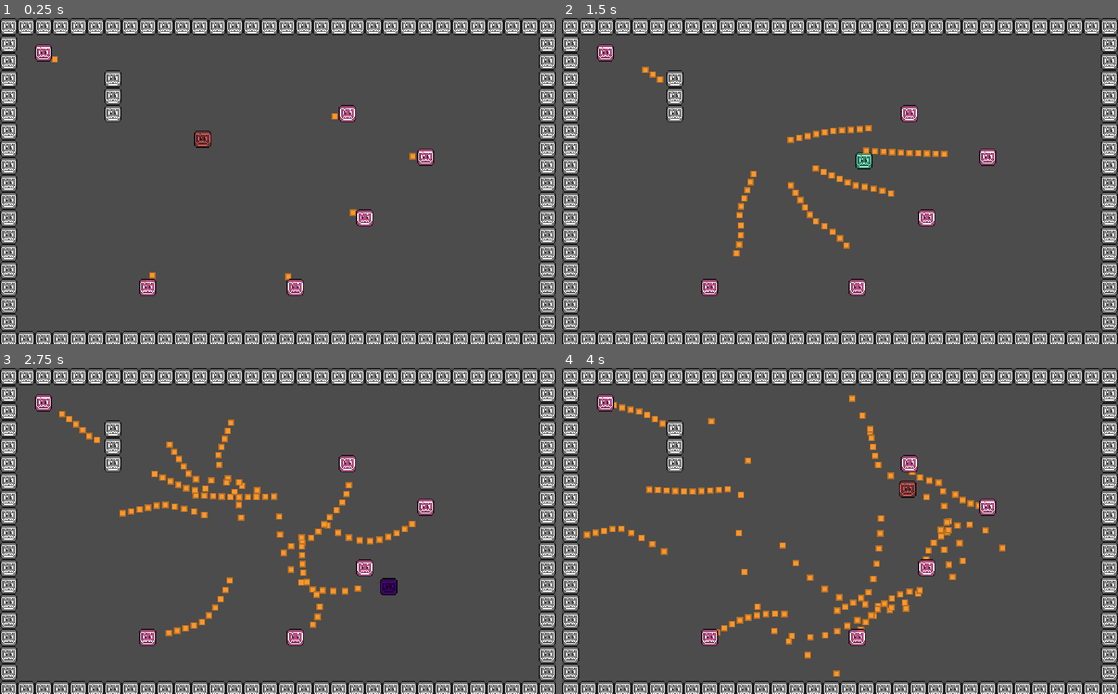
Above: before the commit, frames 1-4 (two rows, left to right).
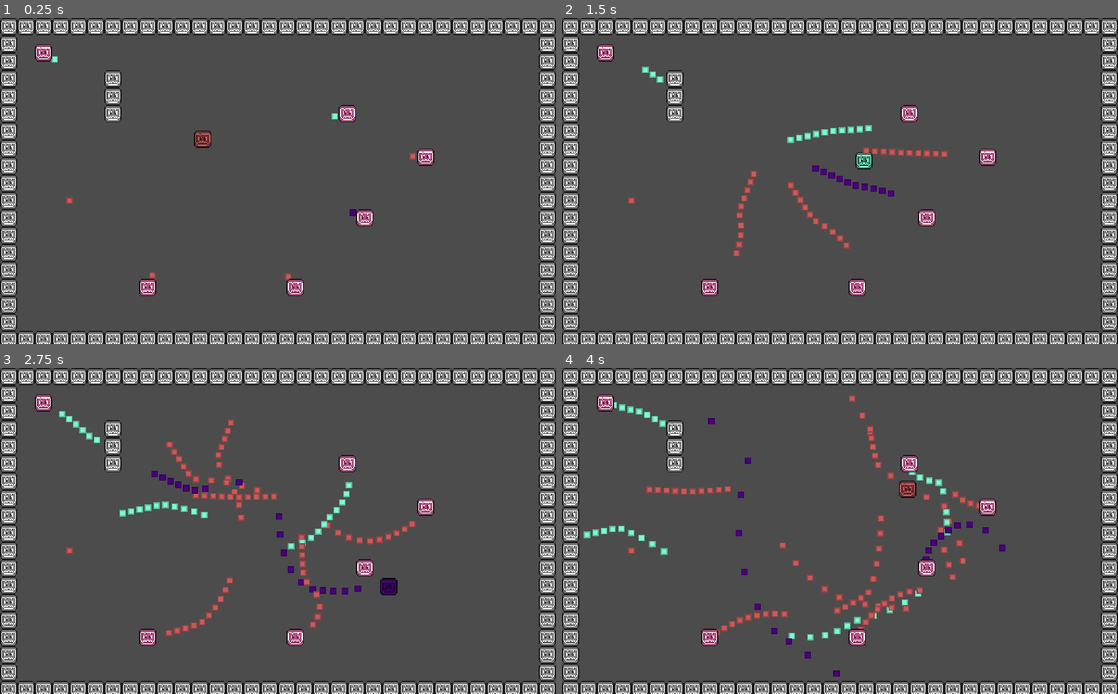
Above: after the commit, the same moments.

Repository: mewore/rgb-squad
Game: Godot game, scene res://Game.tscn
Two runs of this game, one before a commit and one after it. Both use one fixed random seed, a clock stepped at 60 frames per second and the inputs below.
Inputs:
- Up to frame 1 (0.25 s): no input
- Up to frame 2 (1.5 s): tap Enter at 0.5 s; hold Right (move_right) 0.53-1.28 s; hold D (set_blue) 0.53-1.28 s; tap S (set_green) at 0.8, 1.35 s; hold Down (move_down) from 1.28 s (still down)
- Up to frame 3 (2.75 s): tap A (set_red) at 1.55 s; release Down (move_down) at 2.03 s; hold Right (move_right) from 2.03 s (still down); hold A (set_red) from 2.03 s (still down); tap D (set_blue) at 2.3 s
- Up to frame 4 (4 s): release Right (move_right) at 2.78 s; release A (set_red) at 2.78 s; hold Up (move_up) 2.78-3.53 s; tap D (set_blue) at 2.85 s; tap S (set_green) at 3.05 s; hold Left (move_left) from 3.53 s (still down); hold S (set_green) from 3.53 s (still down); tap A (set_red) at 3.8 s

The runs differ from the first frame. In frame 1, 0.2% of the frame differs, in the area x 9-75%, y 11-81%; in frame 2, 1.3%; in frame 3, 2.4%; in frame 4, 2.7%, in the area x 3-80%, y 8-95%.

Commit message:
Turrets and bullets with colours
Entities of the same colour cannot interact with each other

Diff:
--- a/Game.tscn
+++ b/Game.tscn
@@ -1,7 +1,8 @@
-[gd_scene load_steps=6 format=2]
+[gd_scene load_steps=7 format=2]
 
 [ext_resource path="res://environment/tilesheet.png" type="Texture" id=1]
 [ext_resource path="res://entities/player/Player.tscn" type="PackedScene" id=2]
+[ext_resource path="res://entities/bullet/PlayerBullet.tscn" type="PackedScene" id=3]
 [ext_resource path="res://entities/enemy/Shooter.tscn" type="PackedScene" id=5]
 
 [sub_resource type="ConvexPolygonShape2D" id=1]
@@ -56,6 +57,9 @@
 "bullet_container",
 ]]
 
+[node name="PlayerBullet" parent="BulletContainer" instance=ExtResource( 3 )]
+position = Vector2( 64, 168 )
+
 [node name="Shooter" parent="." instance=ExtResource( 5 )]
 position = Vector2( 136, 248 )
 
--- /dev/null
+++ b/entities/RgbColour.gd
@@ -0,0 +1,3 @@
+class_name Types
+
+enum RgbColour {RED, GREEN, BLUE}
--- a/entities/bullet/Bullet.gd
+++ b/entities/bullet/Bullet.gd
@@ -11,15 +11,33 @@
 onready var MAX_X: float = WINDOW_WIDTH + BORDER_DESTROY_PADDING
 onready var MAX_Y: float = WINDOW_HEIGHT + BORDER_DESTROY_PADDING
 
+onready var ATTACK_AREA: Area2D = $Attack
+
 export(bool) var collides_with_walls: bool = false
 
 export(int) var damage: int = 1
 
 export(Vector2) var speed: Vector2 = Vector2.ZERO
 
+export(Types.RgbColour) var colour: int = Types.RgbColour.RED
+var COLOUR_MAP: Dictionary = {
+    Types.RgbColour.RED: Color.indianred,
+    Types.RgbColour.GREEN: Color.aquamarine,
+    Types.RgbColour.BLUE: Color.indigo,
+}
+
 func _ready() -> void:
     if collides_with_walls:
         self.set_collision_mask_bit(0, true)
+
+    modulate = COLOUR_MAP[colour]
+
+    # Collide with every colour...
+    var full_collision_mask: int = ATTACK_AREA.collision_mask \
+        | (ATTACK_AREA.collision_mask << 1) \
+        | (ATTACK_AREA.collision_mask << 2)
+    # ...except its own
+    ATTACK_AREA.collision_mask = full_collision_mask ^ (ATTACK_AREA.collision_mask << colour)
 
 func _physics_process(delta: float):
     var out_of_world: bool = position.x < MIN_X or position.x > MAX_X \
--- a/entities/bullet/PlayerBullet.tscn
+++ b/entities/bullet/PlayerBullet.tscn
@@ -7,4 +7,4 @@
 collides_with_walls = true
 
 [node name="Attack" parent="." index="1"]
-collision_mask = 4
+collision_mask = 32
--- a/entities/enemy/Enemy.gd
+++ b/entities/enemy/Enemy.gd
@@ -5,9 +5,11 @@
 export(PackedScene) var BULLET_SCENE: PackedScene
 onready var PLAYER: Node2D = Global.get_player()
 onready var BULLET_CONTAINER: Node2D = Global.get_bullet_container()
+var colour: int = randi() % 3
 
 func shoot_at_player(speed: float) -> void:
     var bullet: Bullet = BULLET_SCENE.instance()
     bullet.position = self.position
     bullet.speed = (PLAYER.position - self.position).normalized() * speed
+    bullet.colour = colour
     BULLET_CONTAINER.add_child(bullet)
--- a/entities/player/Player.gd
+++ b/entities/player/Player.gd
@@ -3,31 +3,34 @@
 class_name Player
 
 onready var SPRITE: Sprite = $Sprite
-enum RgbColour {RED, GREEN, BLUE}
 var COLOUR_MAP: Dictionary = {
-    RgbColour.RED: Color.indianred,
-    RgbColour.GREEN: Color.aquamarine,
-    RgbColour.BLUE: Color.indigo,
+    Types.RgbColour.RED: Color.indianred,
+    Types.RgbColour.GREEN: Color.aquamarine,
+    Types.RgbColour.BLUE: Color.indigo,
 }
-export(RgbColour) var colour: int = RgbColour.RED
+export(Types.RgbColour) var colour: int = Types.RgbColour.RED
+
+onready var HURTBOX: Area2D = $Hurtbox
+onready var INITIAL_PHYSICS_LAYER: int = HURTBOX.collision_layer
 
 func _ready() -> void:
     update_colour()
 
 func set_red() -> void:
-    colour = RgbColour.RED
+    colour = Types.RgbColour.RED
     update_colour()
 
 func set_green() -> void:
-    colour = RgbColour.GREEN
+    colour = Types.RgbColour.GREEN
     update_colour()
 
 func set_blue() -> void:
-    colour = RgbColour.BLUE
+    colour = Types.RgbColour.BLUE
     update_colour()
 
 func update_colour() -> void:
     SPRITE.self_modulate = COLOUR_MAP[colour]
+    HURTBOX.collision_layer = INITIAL_PHYSICS_LAYER << colour
 
 func take_damage(damage: int) -> void:
     print("Taking %d damage... NOT." % damage)
--- a/project.godot
+++ b/project.godot
@@ -48,6 +48,11 @@
 "class": "StateMachine",
 "language": "GDScript",
 "path": "res://entities/StateMachine.gd"
+}, {
+"base": "Reference",
+"class": "Types",
+"language": "GDScript",
+"path": "res://entities/RgbColour.gd"
 } ]
 _global_script_class_icons={
 "Bullet": "",
@@ -57,7 +62,8 @@
 "Player": "",
 "PlayerState": "",
 "State": "",
-"StateMachine": ""
+"StateMachine": "",
+"Types": ""
 }
 
 [application]
@@ -141,6 +147,17 @@
  ]
 }
 
+[layer_names]
+
+2d_physics/layer_1="Map"
+2d_physics/layer_2="Player (red)"
+2d_physics/layer_3="Player (green)"
+2d_physics/layer_4="Player (blue)"
+2d_physics/layer_5="Pickup"
+2d_physics/layer_6="Enemy (red)"
+2d_physics/layer_7="Enemy (green)"
+2d_physics/layer_8="Enemy (blue)"
+
 [rendering]
 
 quality/driver/driver_name="GLES2"
Not shown, changed: README.md
